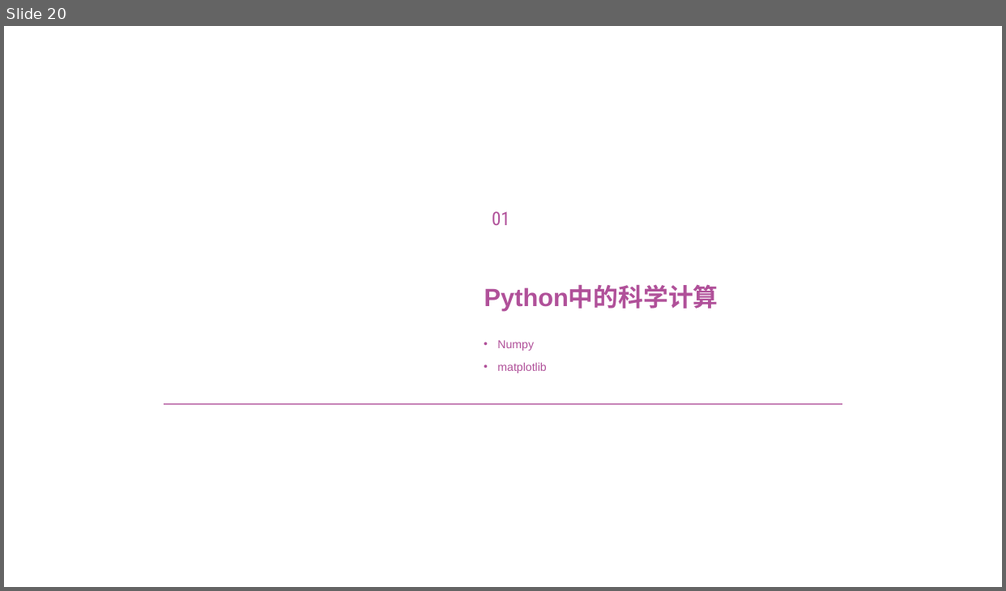
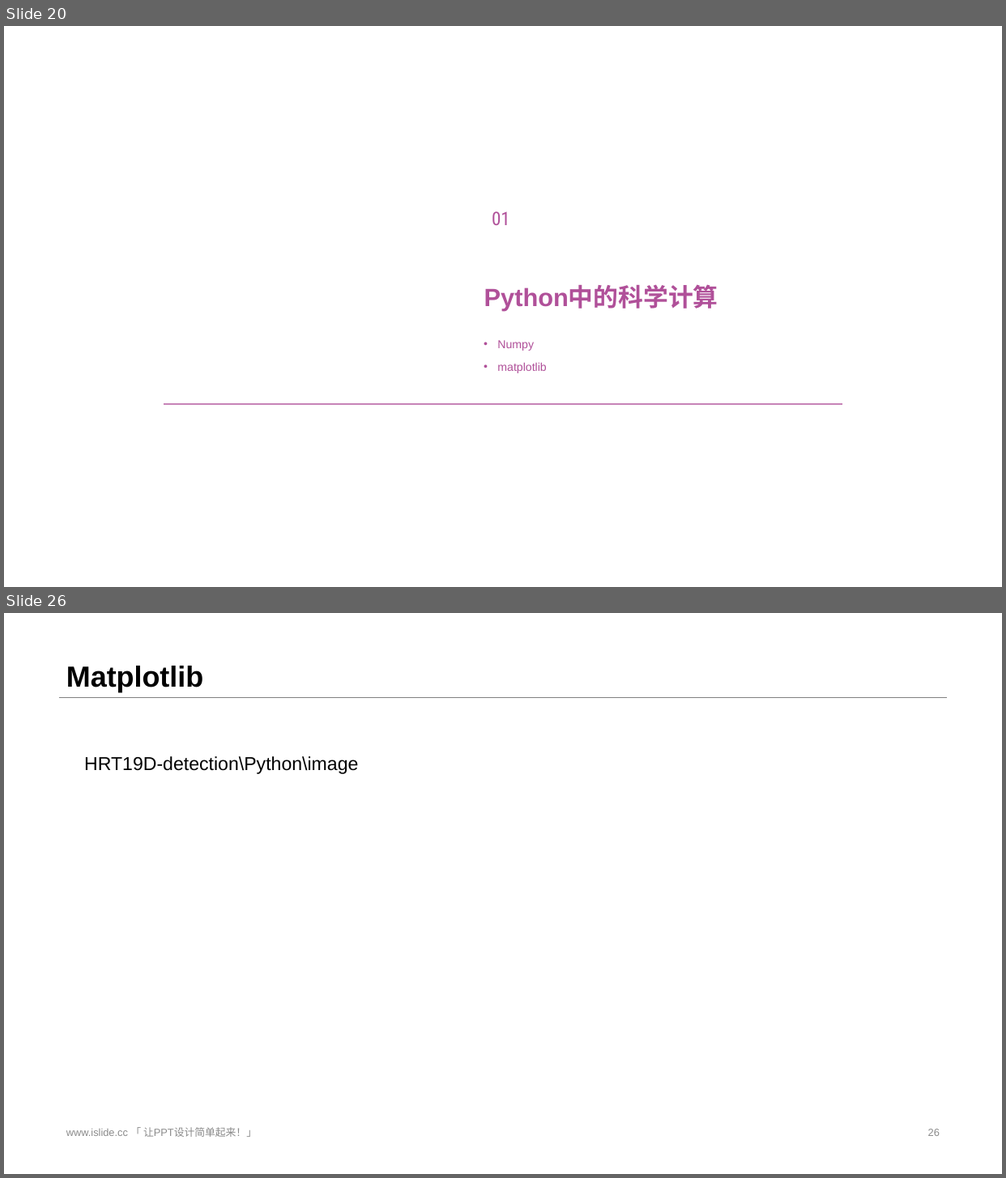
Before and after one commit to streamer-AP/HRT19D-detection, a slide deck: PPT/感知组寒假培训-day1.pptx. Shown one above the other, each under a label of ours: slide 20 before the commit, slides 20 and 26 after it; the slides between them are not shown. The pictures are 1006x591 and 1006x1178 pixels, drawn with LibreOffice and Linux fonts; fonts in the diff are those of the drawing; background and template pictures are left out. Boxes give left, top, right and bottom in pixels: in the first picture for what was removed or moved away, otherwise in the second. Text is boxed around its words. In the diff, an @@ line names an element or a change of style, - is before the commit and + after.

```diff
--- a/PPT/感知组寒假培训-day1.pptx
+++ b/PPT/感知组寒假培训-day1.pptx
@@ slide 26 added at [4, 613, 1002, 1174], background #FFFFFF @@
@@ title added at [66, 666, 203, 692], 28 pt, text #000000, bold @@
+Matplotlib
@@ line added from (58, 697) to (948, 697), #808080 0.25 pt @@
@@ text added at [84, 756, 358, 774], 18 pt, text #000000 @@
+HRT19D-detection\Python\image
@@ text added at [66, 1127, 257, 1137], 10 pt, text #8C8C8C @@
+www.islide.cc 「 让PPT设计简单起来！」
@@ page number added at [928, 1129, 940, 1136], 10 pt, text #8C8C8C @@
+26
```
Also in this commit, not shown: 3 slides changed, 5 other slides added, 19 other files.
